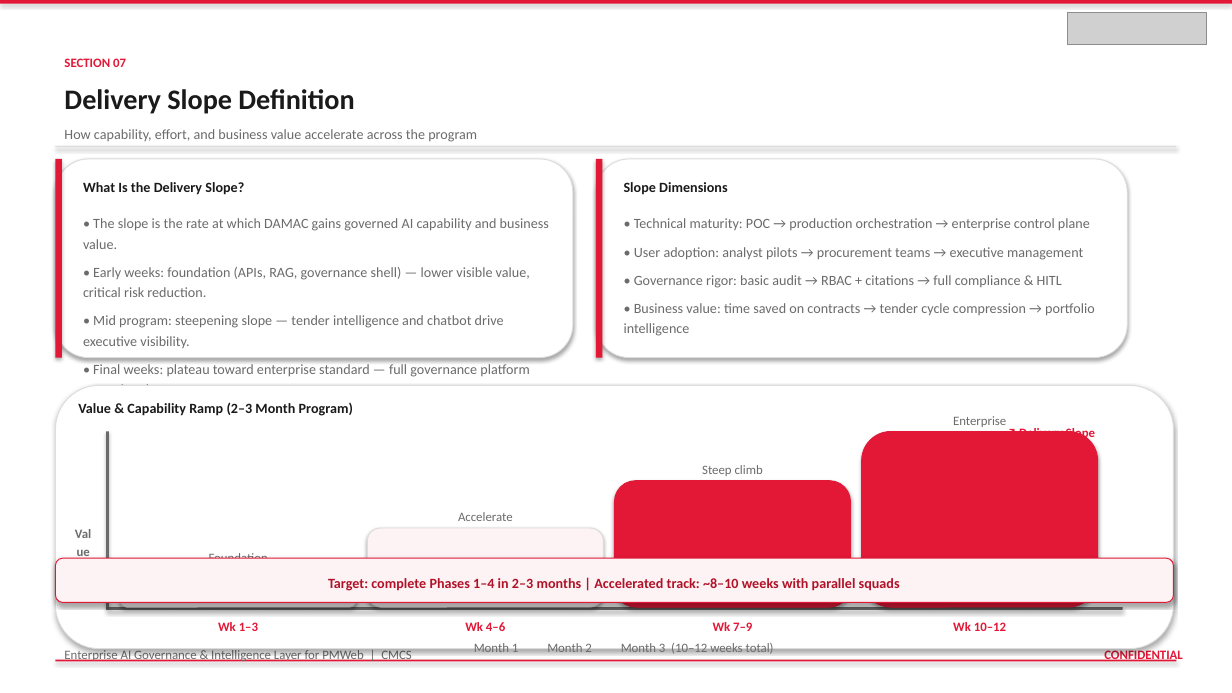
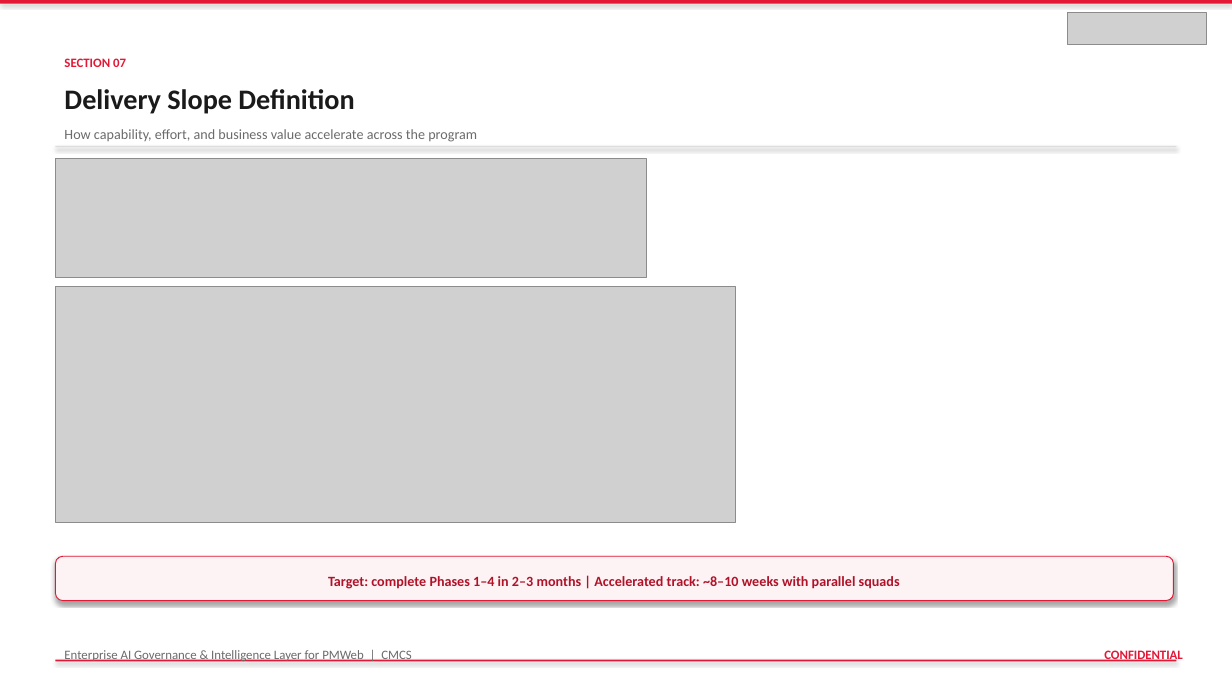
Before and after one commit to vishnushankar9024/procurehubibi, a slide deck: slide 27 of output/DAMAC_PMWeb_AI_Governance_Intelligence_Layer.pptx. Drawn at 1232x693 pixels with LibreOffice and Linux fonts; fonts in the diff are those of the drawing; grey boxes stand for pictures. Boxes give left, top, right and bottom in pixels: in the first picture for what was removed or moved away, otherwise in the second. Text is boxed around its words. In the diff, an @@ line names an element or a change of style, - is before the commit and + after.

```diff
--- a/output/DAMAC_PMWeb_AI_Governance_Intelligence_Layer.pptx
+++ b/output/DAMAC_PMWeb_AI_Governance_Intelligence_Layer.pptx
@@ rounded rectangle removed at [55,159,573,358] @@
@@ rectangle removed at [55,159,62,358] @@
@@ picture added at [55,159,647,277] @@
@@ rounded rectangle removed at [596,159,1128,358] @@
@@ rectangle removed at [596,159,603,358] @@
@@ text removed at [83,182,244,195] @@
-What Is the Delivery Slope?
@@ text removed at [624,182,727,195] @@
-Slope Dimensions
@@ text removed at [83,218,549,385] @@
-• The slope is the rate at which DAMAC gains governed AI capability and business value.
-• Early weeks: foundation (APIs, RAG, governance shell) — lower visible value, critical risk reduction.
-• Mid program: steepening slope — tender intelligence and chatbot drive executive visibility.
-• Final weeks: plateau toward enterprise standard — full governance platform operational.
@@ text removed at [624,218,1095,336] @@
-• Technical maturity: POC → production orchestration → enterprise control plane
-• User adoption: analyst pilots → procurement teams → executive management
-• Governance rigor: basic audit → RBAC + citations → full compliance & HITL
-• Business value: time saved on contracts → tender cycle compression → portfolio intelligence
@@ picture added at [55,287,736,522] @@
@@ rounded rectangle removed at [55,385,1174,649] @@
@@ text removed at [78,402,353,416] @@
-Value & Capability Ramp (2–3 Month Program)
@@ text removed at [953,416,1006,427] @@
-Enterprise
@@ rectangle removed at [106,432,109,607] @@
@@ rounded rectangle removed at [861,432,1098,607] @@
@@ text removed at [1019,426,1095,441] @@
-↗ Delivery Slope
@@ text removed at [702,465,763,476] @@
-Steep climb
@@ rounded rectangle removed at [615,481,851,607] @@
@@ text removed at [65,519,102,566] @@
-Value
@@ rounded rectangle removed at [368,528,604,606] @@
@@ text removed at [458,512,513,521] @@
-Accelerate
@@ rounded rectangle removed at [120,568,357,607] @@
@@ text removed at [209,553,268,559] @@
-Foundation
@@ rectangle removed at [106,607,1123,610] @@
@@ text removed at [218,622,258,631] @@
-Wk 1–3
@@ text removed at [465,622,505,631] @@
-Wk 4–6
@@ text removed at [713,622,752,631] @@
-Wk 7–9
@@ text removed at [953,622,1006,631] @@
-Wk 10–12
@@ text removed at [474,641,774,654] @@
-Month 1 Month 2 Month 3 (10–12 weeks total)
```
Also in this commit, not shown: 4 other slides changed, 7 other files.
